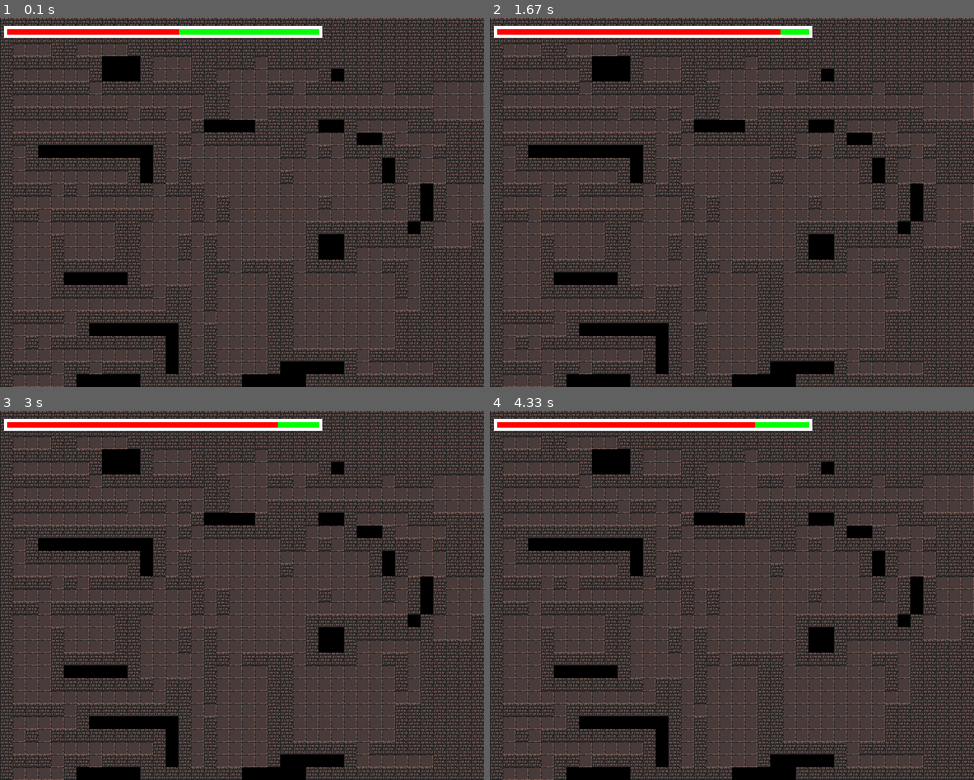
Above: before the commit, frames 1-4 (two rows, left to right).
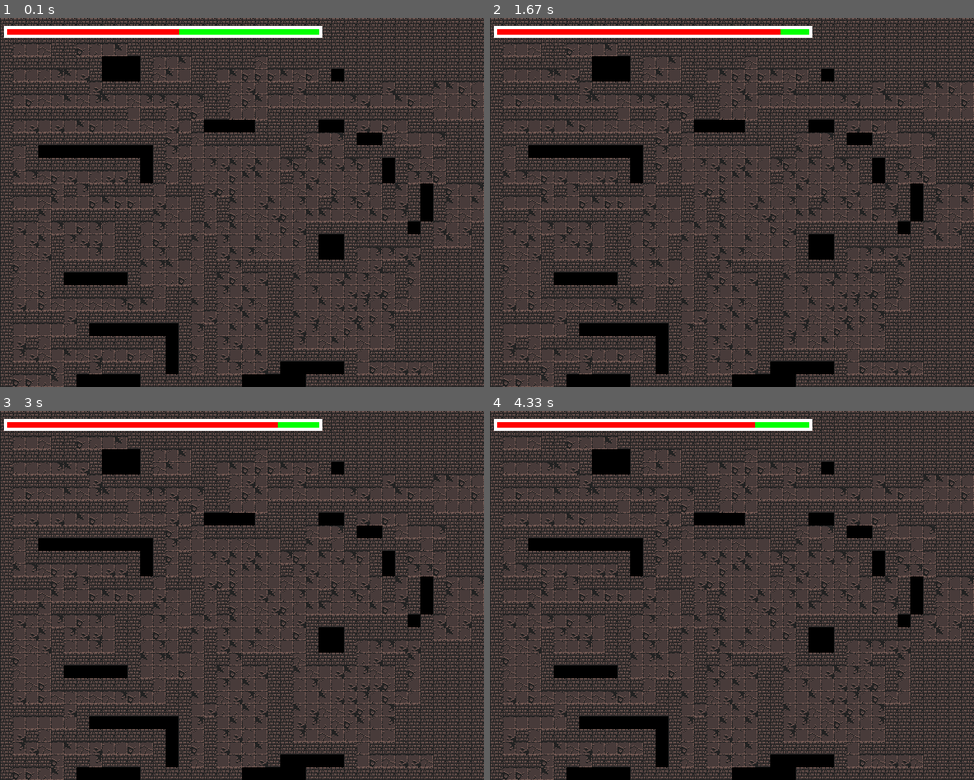
Above: after the commit, the same moments.

Repository: Klef99/yandexlyceum-pygame
Game: pygame game, started from main.py
The game is run twice, just before and just after one commit, with the same random seed, the same clock (stepped at 60 frames per second) and the same inputs.
Inputs:
- Up to frame 1 (0.1 s): no input
- Up to frame 2 (1.67 s): hold Up 0.33-0.8 s; hold Down 0.83-1.3 s; hold Up from 1.33 s (still down)
- Up to frame 3 (3 s): release Up at 1.7 s; hold Down 1.73-2.1 s; hold Up 2.13-2.43 s; hold Down 2.47-2.77 s; hold Up from 2.8 s (still down)
- Up to frame 4 (4.33 s): release Up at 3.17 s; hold Down 3.2-3.57 s; hold Up 3.6-3.9 s; hold Down 3.93-4.23 s; hold Up from 4.27 s (still down)

The runs differ from the first frame. In frame 1, 5.6% of the frame differs, in the area x 2-100%, y 6-100%; in frame 2, 5.6%; in frame 3, 5.6%; in frame 4, 5.6%.

Commit message:
Add random floor type

Diff:
--- a/main.py
+++ b/main.py
@@ -3,7 +3,7 @@
 
 import pygame
 from procgen import generate_dungeon
-
+from random import randint
 
 def load_image(name, colorkey=None):
     fullname = os.path.join('Assets/frames/', name)
@@ -30,7 +30,9 @@
 
 tile_images = {
     'wall': load_image('wall_corner_front_left.png'),
-    'empty': load_image('floor_1.png')
+    'empty': {1: load_image('floor_1.png'), 2: load_image('floor_2.png'), 3: load_image('floor_3.png'),
+              4: load_image('floor_4.png'), 5: load_image('floor_5.png'), 6: load_image('floor_6.png'),
+              7: load_image('floor_7.png'), 8: load_image('floor_8.png')}
 }
 
 tile_width = tile_height = 16
@@ -44,9 +46,9 @@
 
 
 class Tile(pygame.sprite.Sprite):
-    def __init__(self, tile_type, pos_x, pos_y):
+    def __init__(self, tile, pos_x, pos_y):
         super().__init__(tiles_group, all_sprites)
-        self.image = tile_images[tile_type]
+        self.image = tile
         self.rect = self.image.get_rect().move(
             tile_width * pos_x, tile_height * pos_y)
 
@@ -56,11 +58,11 @@
     for y in range(len(level)):
         for x in range(len(level[y])):
             if level[y][x] == ':' or level[y][x] == '=':
-                Tile('empty', x, y)
+                Tile(tile_images['empty'][randint(1, 8)], x, y)
             elif level[y][x] == '#' or level[y][x] == '.':
-                Tile('wall', x, y)
+                Tile(tile_images['wall'], x, y)
             elif level[y][x] == '@':
-                Tile('empty', x, y)
+                Tile(tile_images['empty'][randint(1, 8)], x, y)
                 new_player = Player(x, y)
             elif level[y][x] == ' ':
                 continue
--- a/map.txt
+++ b/map.txt
@@ -1,40 +1,39 @@
-
-
-
-
-                                                                  ###
-                                                                  #:#
-                                                                ###:#
-                                    #########################   #:::#
-                                    #:::::::::::::::::::#:::#   #:#:#
-                                 ######################=#=#=#####:#:#
-                                 #:##:::::::::::::=:::::::::::::#:#:#
-   #################             #:########################:#:#:#:#:#
-   #:::::::::::::::#             #:###############   #::::::::#:#:#:#
-   #:###############    ######   #:#:::::##::::::#   #::::::::#:#:::#
- ###:#                  #::::#   #:::::::##:######   #::::::::=:#:#=#
- #:::#           ########=########:#:::::#:::#     ###::::::::#:=:::#
- #:#:#           #:::::::::::=:::=:=:::::#:::##### #::::::::::#:#:#:#
- #:#=#############:###########=###:#:::::=:::::::# #:##########:#:=:#
- #:#:=:::::::::::::# #:::::::::# #:#:::::::::#:::# #:##########:#:###
- #:#:############### #:::::::::###:#:::::#####:::# #:##::::::##:=:#
- #:=:#               #:::::::::=:#:#:::::#####:::# ####==######:###
- ###:#               #:::::::::::#:#:::::=:::#:::#   #::::::=:#:#
-   #:#           ### #:::::::::#:#:#:::::#########   #::::::#:=:#####
-   #=#####       #:# #:::::::::#:::###################::::::#:#:#:::#
-   #:::::#       #:# #:::::::::#:=:#    #:::::::::::::::::::#:#:=:::#
-   #:::::#     ###:# #:::::::::###=######=######=#####::::::#:=:#:::#
-   #:::::#     #:#:# #:::::::::##:::::::::#    #:#   #::::::#:#:=:::#
-   #:::::#     #:#:# #####:########:##:#:##### #:#   #::::::#:::=:::#
-   #:::::#     #:#:#    #:::::::#::::::#:::::# #:# ###:######:::#:::#
-   #:::::#     #:#:#    #:::::#:#::::::#####:# #:# #:::#    #:#=#####
-   #:::::#     #:::#    #:::::#:#::::::# #:::# ### #:::#### #:#:::#
-   #############=###    #######:#::::::# #####     #:::##:# #:#:::#
-        #:::::::::#           #:#::::::########    #:::##:# #:#:::#
-#################:########### #:#::::::=::::::#    #:::##:# #:#:::#
-#:::::::::::::=:::::::::::::# #:=::::::#::::::###########=###:#:::#
-###########################=###:#::::::#:::::::::::::::=:::##:::::#
-   #::::::::=:::::::::::::::::#:=::::::#::::::###########=#####:::#
-   ##########=#######################=#######:#########:::#   #####
-     #::::::::::=:::::::::::::::::::=::::::::::::::::######
-     #################################################
+                           #######                ##################
+                           #:::::#          ##### #::::::::::=:::::#
+                           #####:########   #:=:# ##########=##=####
+                             #::::::::::#   #:#:###   #:#  #:#:::::#
+                             ##########:#   #:#:=:#   #:#  #:#:::::#
+                                      #:#   #:#:#:#   #:#  #:#:::::#
+                                      #:#   #:#:#:#   #:#  #:#:::::#
+                   ###############    #:#   #:#:#:#   #:#  #:#:::::#
+                   #:::::::::::::#  ###:#   #:#:=:#   #:#  #:=:::::#
+      ##########################=## #:::#   #:#:#:### #:#  #:#=#####
+      #::::::::::::::###:::=::::::# #:#:#   #:#:=:=:# #:#  #:#:::::#
+      ##############=#:###:#:####=# #:#:#   #:#:#:#:# #:#  #:#:#:::#
+       #:::::::::::::=:=::::::::::# #:#=#   #:#:###:###:#  #:#:#:::#
+      ################:############ #:#:#   #:=:# #:#:::#  #:#:::::#
+      #::::::#       #:#            #:#:#   ###:# #:#:#:#  #:=:#:#:#
+############:#########=##############:#:#     #:# #:#:::####=#:#:::#
+#:::::::::::::::::::::::::::::::::::=:#:#     #:# #####:=::::=:#####
+#######:#############:#############=###=#######:#########==#=#####
+      #:#   #::::::::::###      #:::::::::::=::::::::##::::::::::#
+      #:#   #::::::::::=:#  ############:=###=##=#########:#:###=####
+      #:#   #::::::::::#:#  #:::::::::::::##:::::::::::::::::# #::::#
+      #:#   #::::::::::#:#  ###########################:###:####=##=#
+      #:#   #::::::::::#:#             #::::::::::::::::# #:#:::::::#
+      #:#   #::::::::::#:######################=###########:=:::::::#
+      #:#   #::::::::::#:=:::::::::::::::# #::::#  #::::::=:#:::::::#
+      #:#   ##########=#:####=##########=###=#######:####=#:::::::::#
+      #:#        #:::::#:#  #::::::# ###:=::::::::::::::::=:=:::::::#
+      #:#        #:::::#:#  #::::::# #:=:##:#####:=########:#:::::::#
+      #:#        #:::::#:#  #::::::# #:#:##::::::::#    ###:#:###:###
+      ###        #:::::#:#  #::::::# #:#:###########    #:=:=:::::#
+                 #:::::#:#  #::::::# #:#:#  ########### #:#:#:#####
+                 #:::::#:#  #::::::# #:###  #:::::::::# #:#:#:#
+                 #:::::#:#  #::::::# #:##############:#####=#:#
+                 #:::::#:#  ######## #::::::::::##::::::::::#:#
+   #######       #:::::#:#           #############::::::::::#:#
+   #:::::#       #######:#                       #::::::::::#:#
+   #####:###############:#                       #::::::::::###
+       #:::::::::::::::::#                       ############
+       ###################
